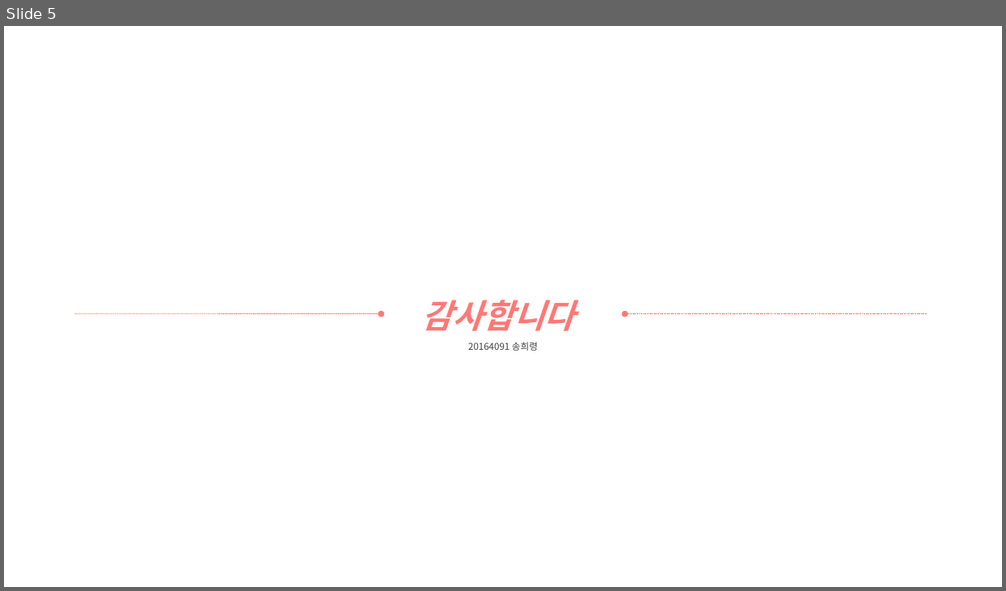
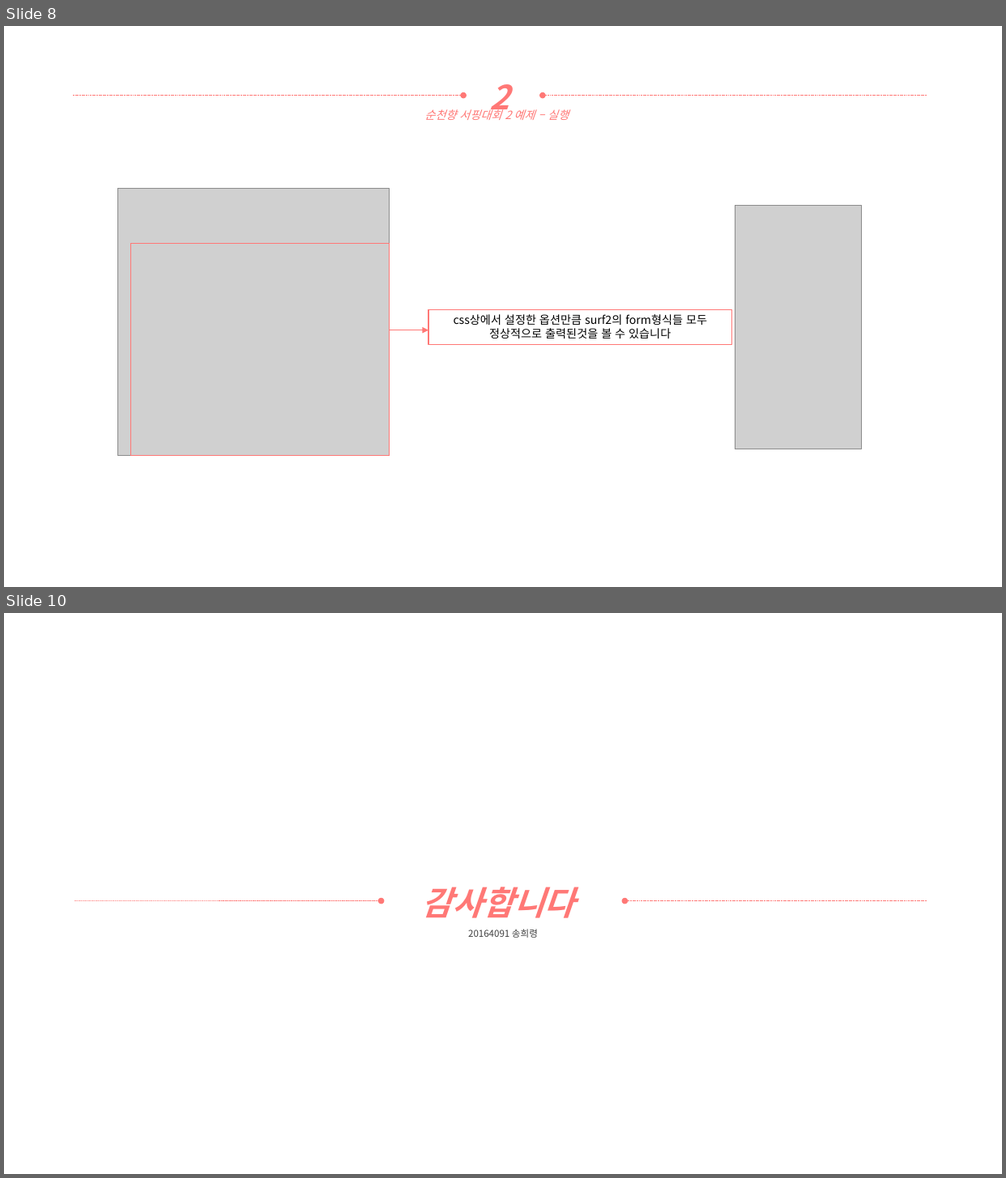
Before and after one commit to yooatom2200/Programing_Base_2, a slide deck: 6장/20164091-송희령-6주차 과제.pptx. Shown one above the other, each under a label of ours: slide 5 before the commit, slides 8 and 10 after it; the slides between them are not shown. The pictures are 1006x591 and 1006x1178 pixels, drawn with LibreOffice and Linux fonts; fonts in the diff are those of the drawing; grey boxes stand for pictures. Boxes give left, top, right and bottom in pixels: in the first picture for what was removed or moved away, otherwise in the second. Text is boxed around its words. In the diff, an @@ line names an element or a change of style, - is before the commit and + after.

Commit message:
실행예제 2 완성

```diff
--- a/6장/20164091-송희령-6주차 과제.pptx
+++ b/6장/20164091-송희령-6주차 과제.pptx
@@ slide 8 added at (4, 26, 1002, 587), background #FFFFFF @@
@@ arrow added from (73, 96) to (463, 96), #FF7876 0.5 pt dashed @@
@@ text added at (490, 84, 509, 118), 32 pt, text #FF7876, bold, italic @@
+2
@@ arrow added from (927, 96) to (543, 96), #FF7876 0.5 pt dashed @@
@@ text added at (424, 108, 569, 120), 11 pt, text #FF7876, italic @@
+순천향 서핑대회 2 예제 – 실행
@@ picture added at (117, 189, 390, 456) @@
@@ picture added at (735, 205, 861, 449) @@
@@ rectangle added at (130, 244, 390, 456), outline #FF7876 1 pt @@
@@ rectangle added at (428, 310, 731, 345), outline #FF7876 1 pt, 11 pt, text #000000 @@
+css상에서 설정한 옵션만큼 surf2의 form형식들 모두
+정상적으로 출력된것을 볼 수 있습니다
@@ arrow added from (390, 331) to (428, 331), #FF7876 1 pt @@
@@ what was slide 5 is now slide 10 @@
```
Also in this commit, not shown: 1 slide changed, 4 other slides added, 5 other files.
